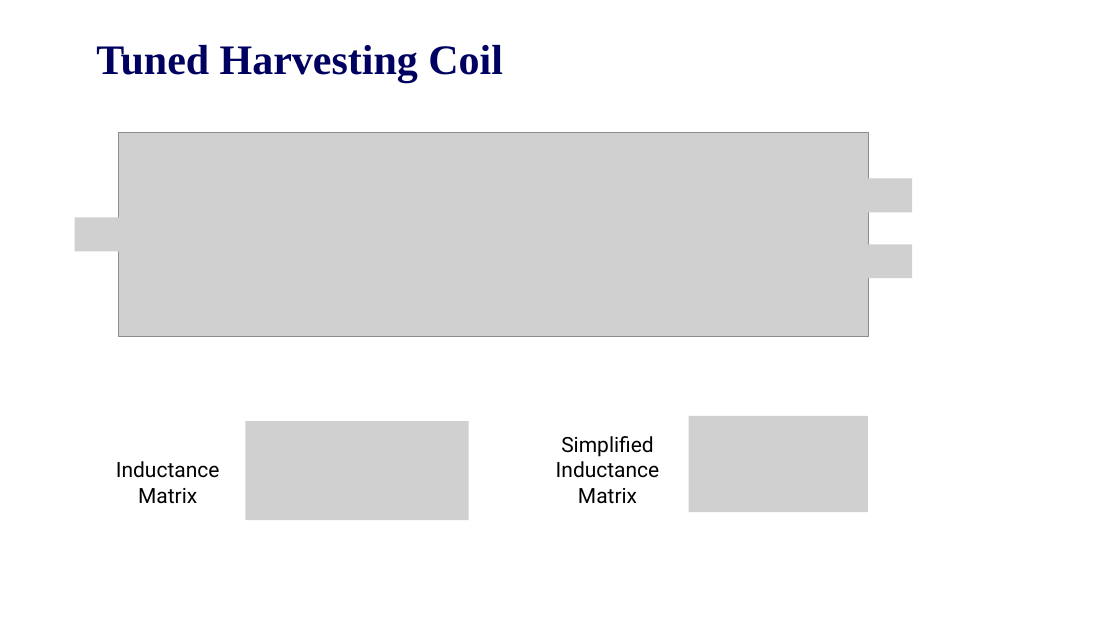
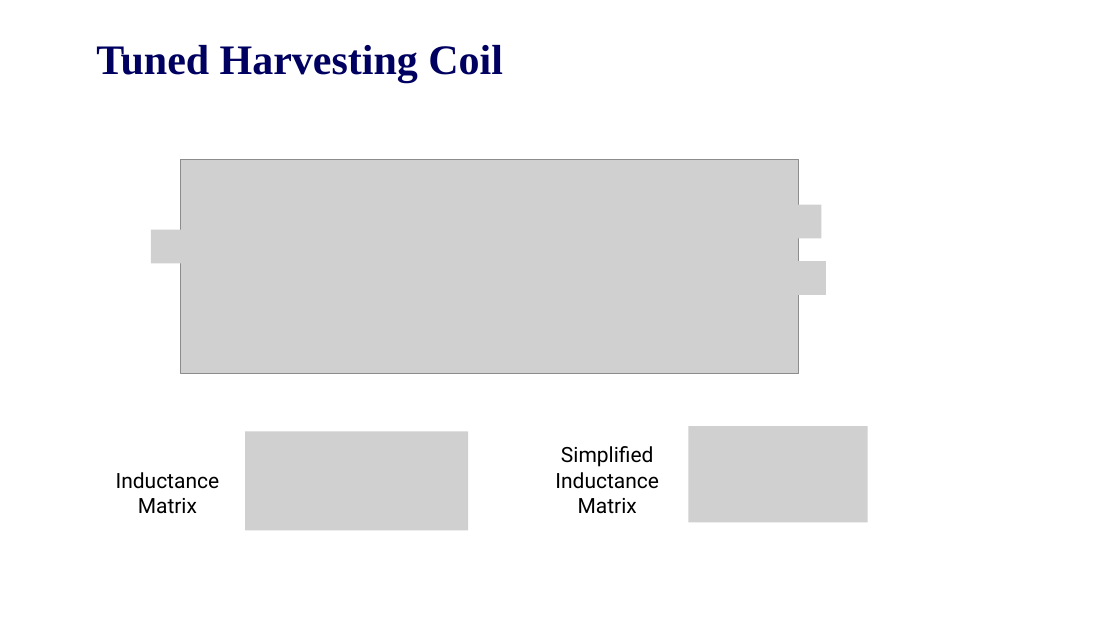
Before and after one commit to EnesAyaz/KTH, a slide deck: slide 12 of Airgap Harmonics/airgap harmonics.pptx. Drawn at 1120x630 pixels with LibreOffice and Linux fonts; fonts in the diff are those of the drawing; grey boxes stand for pictures; background and template pictures are left out. Boxes give left, top, right and bottom in pixels: in the first picture for what was removed or moved away, otherwise in the second. Text is boxed around its words. In the diff, an @@ line names an element or a change of style, - is before the commit and + after.

```diff
--- a/Airgap Harmonics/airgap harmonics.pptx
+++ b/Airgap Harmonics/airgap harmonics.pptx
@@ picture: place and size @@
-picture at [118, 132, 868, 336]
+picture at [181, 160, 798, 374]
@@ picture removed at [513, 151, 574, 185] @@
@@ picture removed at [618, 155, 678, 189] @@
@@ picture removed at [852, 178, 912, 212] @@
@@ picture added at [761, 205, 822, 239] @@
@@ picture removed at [75, 218, 135, 251] @@
@@ picture added at [151, 229, 212, 263] @@
@@ picture added at [766, 261, 827, 295] @@
@@ picture removed at [852, 245, 912, 278] @@
@@ 2 texts, 2 pictures: place and size @@
-2 texts, 2 pictures at [116, 416, 869, 520]
+2 texts, 2 pictures at [116, 426, 868, 531]
```
Also in this commit, not shown: 1 other slide changed, 6 other files.
